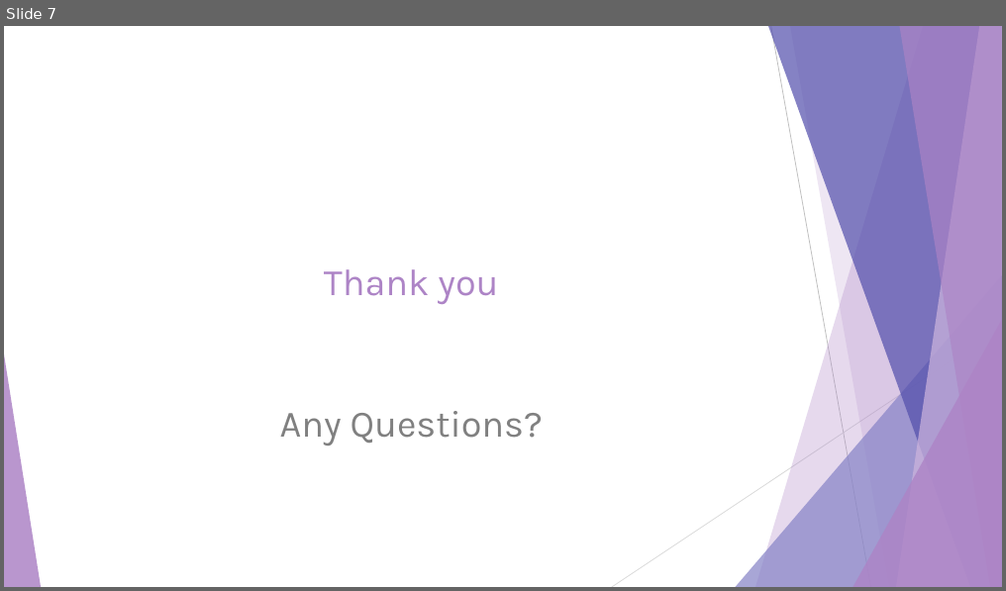
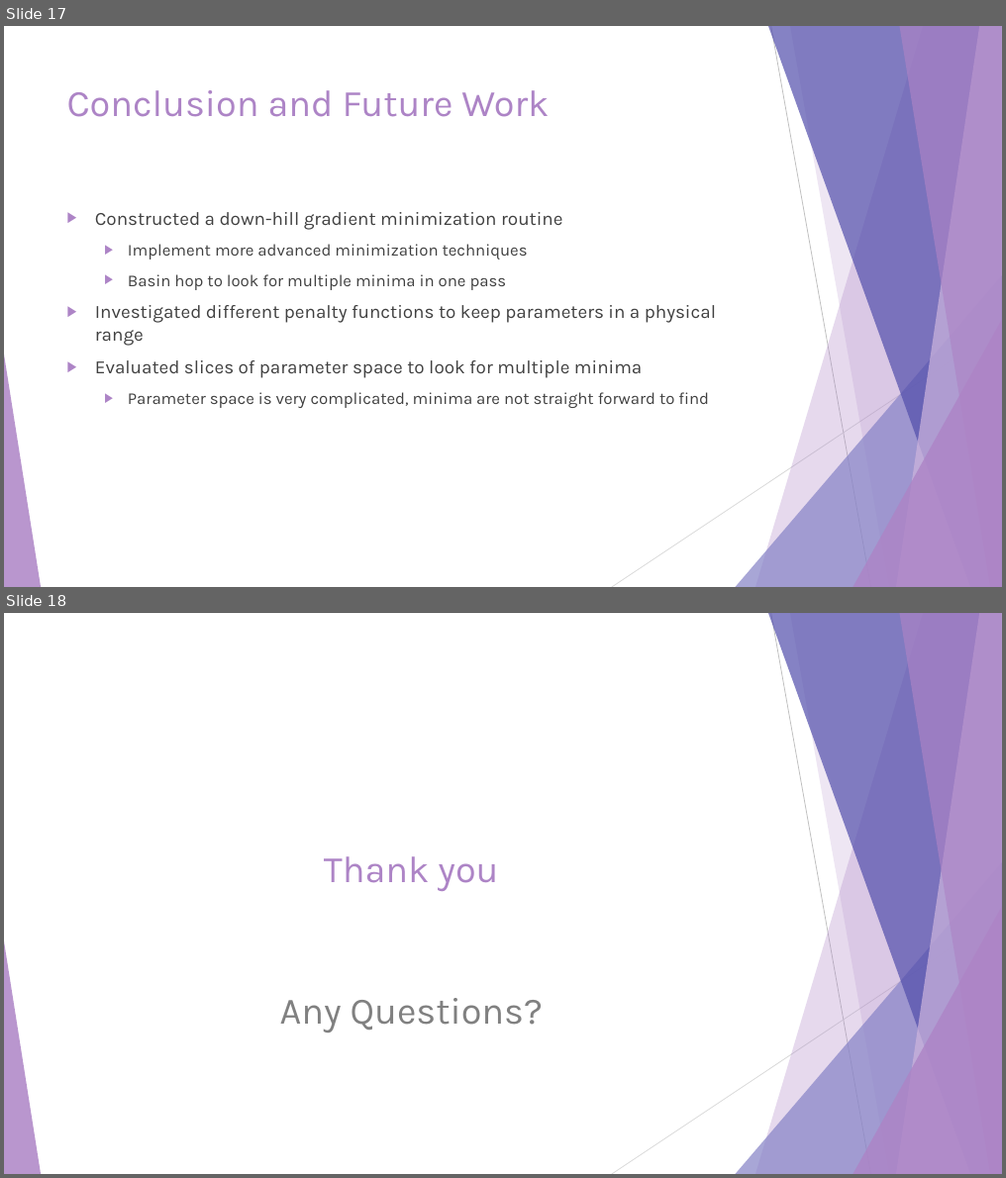
Before and after one commit to alovell/Minimization, a slide deck: Fitting Methods.pptx. Shown one above the other, each under a label of ours: slide 7 before the commit, slides 17 and 18 after it. The pictures are 1006x591 and 1006x1178 pixels, drawn with LibreOffice and Linux fonts; fonts in the diff are those of the drawing. Boxes give left, top, right and bottom in pixels: in the first picture for what was removed or moved away, otherwise in the second. Text is boxed around its words. In the diff, an @@ line names an element or a change of style, - is before the commit and + after.

```diff
--- a/Fitting Methods.pptx
+++ b/Fitting Methods.pptx
@@ slide 17 added at (4, 26, 1002, 587), background #FFFFFF; not listed: 10 template elements that a slide beside it also shows @@
@@ title added at (67, 90, 548, 117), 36 pt, text #AD84C6 @@
+Conclusion and Future Work
@@ text added at (95, 212, 716, 408), 18 pt, text #404040 @@
+▶ Constructed a down-hill gradient minimization routine
+  ▶ Implement more advanced minimization techniques
+  ▶ Basin hop to look for multiple minima in one pass
+▶ Investigated different penalty functions to keep parameters in a physical range
+▶ Evaluated slices of parameter space to look for multiple minima
+  ▶ Parameter space is very complicated, minima are not straight forward to find
@@ what was slide 7 is now slide 18 @@
```
Also in this commit, not shown: 1 slide changed, 14 other slides added, 4 slides removed.
